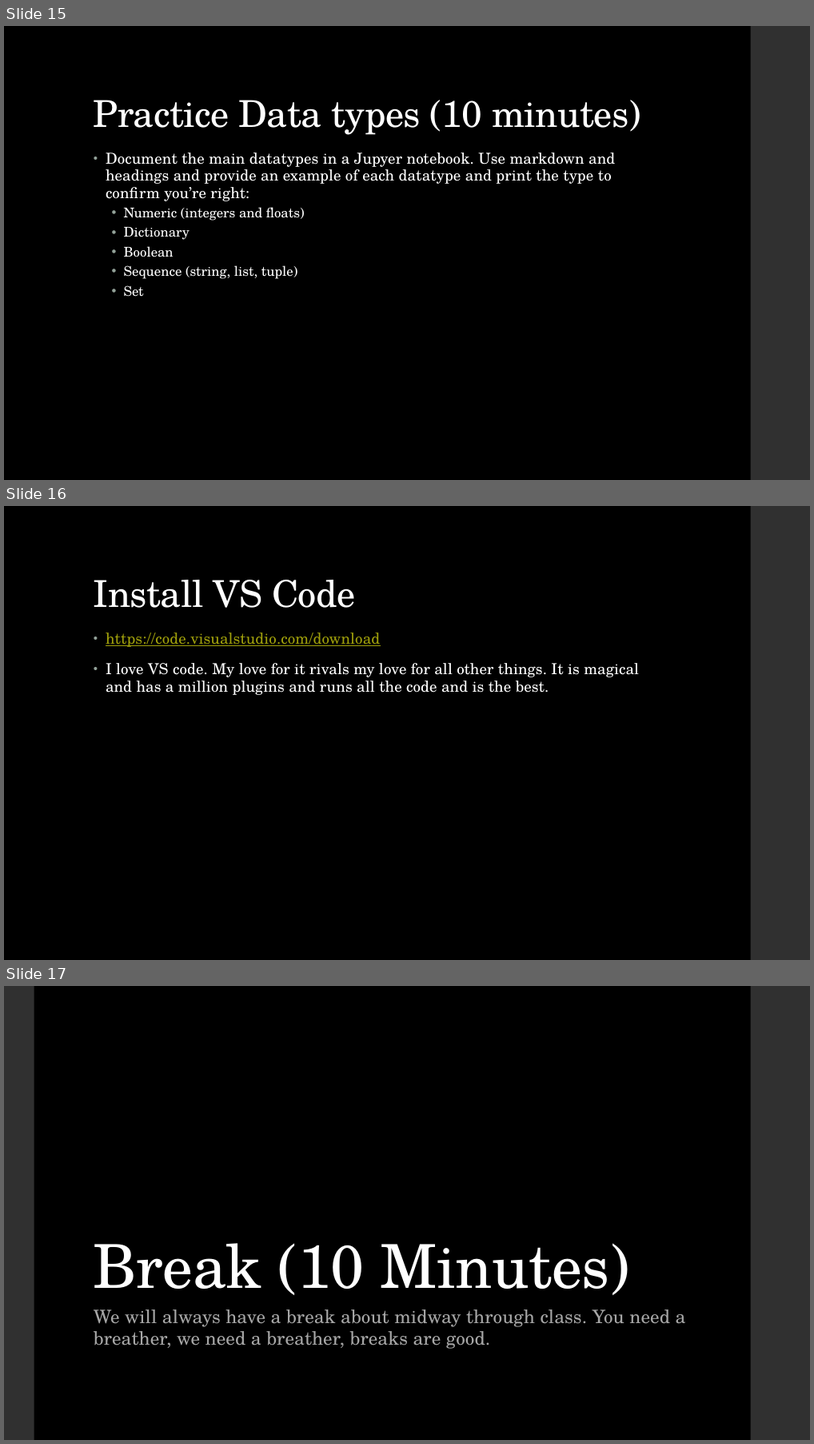
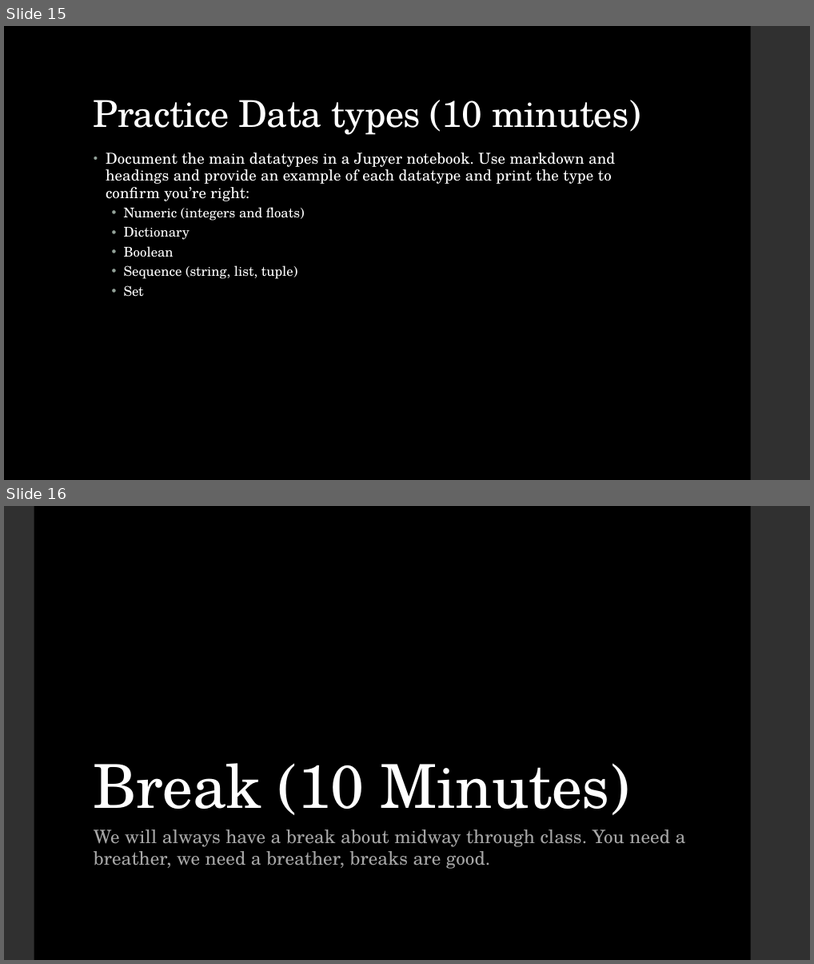
Before and after one commit to LaunchCoderGirlSTL/Data-Science-Assignments, a slide deck: course_material/week_02/week_02_presentation.pptx. Shown one above the other, each under a label of ours: slides 15, 16 and 17 before the commit, slides 15 and 16 after it. The pictures are 814x1444 and 814x964 pixels, drawn with LibreOffice and Linux fonts; fonts in the diff are those of the drawing. Boxes give left, top, right and bottom in pixels: in the first picture for what was removed or moved away, otherwise in the second. Text is boxed around its words. In the diff, an @@ line names an element or a change of style, - is before the commit and + after.

```diff
--- a/course_material/week_02/week_02_presentation.pptx
+++ b/course_material/week_02/week_02_presentation.pptx
@@ slide 16 removed at (4, 506, 810, 960), background #000000; not listed: 1 template element that a slide beside it also shows @@
@@ title removed at (94, 580, 356, 608) @@
-Install VS Code
@@ text removed at (106, 632, 639, 695) @@
-• https://code.visualstudio.com/download
-• I love VS code. My love for it rivals my love for all other things. It is magical and has a million plugins and runs all the code and is the best.
@@ what was slide 17 is now slide 16 @@
```
Also in this commit, not shown: 1 slide changed, 7 other files.
